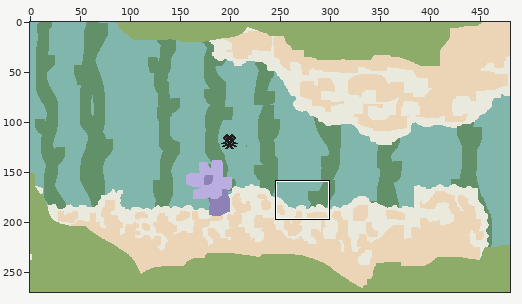
One commit to this pixel-art file: godot/assets/gfx/Aseprite/mock.aseprite. Above: a wide view before the commit, with the close-up outlined.
Close-up. First the earlier version:
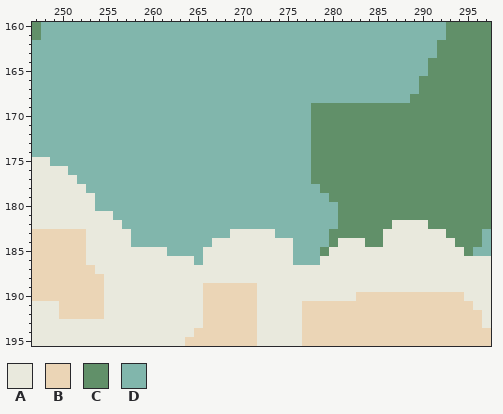
480x270 pixels, 1 frame. Shown: x 247..297, y 160..195.
Visible layers, top first: "squid", "Layer 1", "foreground", "white", "seaweed", "back".
Palette (. is transparent): A #e9e9dd  B #ebd5b6  C #619069  D #81b6ac
Pixels before, first column x 247:
160 CDDDDDDDDDDDDDDDDDDDDDDDDDDDDDDDDDDDDDDDDDDDDDCCCCC
161 CDDDDDDDDDDDDDDDDDDDDDDDDDDDDDDDDDDDDDDDDDDDDDCCCCC
162 DDDDDDDDDDDDDDDDDDDDDDDDDDDDDDDDDDDDDDDDDDDDDCCCCCC
163 DDDDDDDDDDDDDDDDDDDDDDDDDDDDDDDDDDDDDDDDDDDDDCCCCCC
164 DDDDDDDDDDDDDDDDDDDDDDDDDDDDDDDDDDDDDDDDDDDDCCCCCCC
165 DDDDDDDDDDDDDDDDDDDDDDDDDDDDDDDDDDDDDDDDDDDDCCCCCCC
166 DDDDDDDDDDDDDDDDDDDDDDDDDDDDDDDDDDDDDDDDDDDCCCCCCCC
167 DDDDDDDDDDDDDDDDDDDDDDDDDDDDDDDDDDDDDDDDDDDCCCCCCCC
168 DDDDDDDDDDDDDDDDDDDDDDDDDDDDDDDDDDDDDDDDDDCCCCCCCCC
169 DDDDDDDDDDDDDDDDDDDDDDDDDDDDDDDCCCCCCCCCCCCCCCCCCCC
170 DDDDDDDDDDDDDDDDDDDDDDDDDDDDDDDCCCCCCCCCCCCCCCCCCCC
171 DDDDDDDDDDDDDDDDDDDDDDDDDDDDDDDCCCCCCCCCCCCCCCCCCCC
172 DDDDDDDDDDDDDDDDDDDDDDDDDDDDDDDCCCCCCCCCCCCCCCCCCCC
173 DDDDDDDDDDDDDDDDDDDDDDDDDDDDDDDCCCCCCCCCCCCCCCCCCCC
174 DDDDDDDDDDDDDDDDDDDDDDDDDDDDDDDCCCCCCCCCCCCCCCCCCCC
175 AADDDDDDDDDDDDDDDDDDDDDDDDDDDDDCCCCCCCCCCCCCCCCCCCC
176 AAAADDDDDDDDDDDDDDDDDDDDDDDDDDDCCCCCCCCCCCCCCCCCCCC
177 AAAAADDDDDDDDDDDDDDDDDDDDDDDDDDCCCCCCCCCCCCCCCCCCCC
178 AAAAAADDDDDDDDDDDDDDDDDDDDDDDDDDCCCCCCCCCCCCCCCCCCC
179 AAAAAAADDDDDDDDDDDDDDDDDDDDDDDDDDCCCCCCCCCCCCCCCCCC
180 AAAAAAADDDDDDDDDDDDDDDDDDDDDDDDDDDCCCCCCCCCCCCCCCCC
181 AAAAAAAAADDDDDDDDDDDDDDDDDDDDDDDDDCCCCCCCCCCCCCCCCC
182 AAAAAAAAAADDDDDDDDDDDDDDDDDDDDDDDDCCCCCCAAAACCCCCCC
183 BBBBBBAAAAADDDDDDDDDDDAAAAADDDDDDCCCCCCAAAAAAACCCCD
184 BBBBBBAAAAADDDDDDDDDAAAAAAAAADDDDCAAACCAAAAAAAACCCD
185 BBBBBBAAAAAAAAADDDDAAAAAAAAAADDDCAAAAAAAAAAAAAAACDD
186 BBBBBBAAAAAAAAAAAADAAAAAAAAAADDDAAAAAAAAAAAAAAAAAAA
187 BBBBBBBAAAAAAAAAAAAAAAAAAAAAAAAAAAAAAAAAAAAAAAAAAAA
188 BBBBBBBBAAAAAAAAAAAAAAAAAAAAAAAAAAAAAAAAAAAAAAAAAAA
189 BBBBBBBBAAAAAAAAAAABBBBBBAAAAAAAAAAAAAAAAAAAAAAAAAA
190 BBBBBBBBAAAAAAAAAAABBBBBBAAAAAAAAAAABBBBBBBBBBBBAAA
191 AAABBBBBAAAAAAAAAAABBBBBBAAAAABBBBBBBBBBBBBBBBBBBAA
192 AAABBBBBAAAAAAAAAAABBBBBBAAAAABBBBBBBBBBBBBBBBBBBBA
193 AAAAAAAAAAAAAAAAAAABBBBBBAAAAABBBBBBBBBBBBBBBBBBBBA
194 AAAAAAAAAAAAAAAAAABBBBBBBAAAAABBBBBBBBBBBBBBBBBBBBB
195 AAAAAAAAAAAAAAAAABBBBBBBBAAAAABBBBBBBBBBBBBBBBBBBBB
Now the later version:
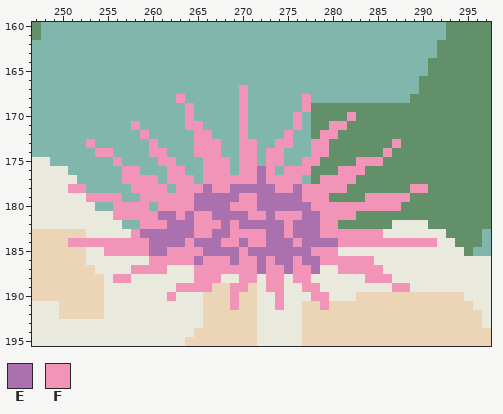
Colours new in this view: E #ab71af  F #f294b8
Author's note on the commit: urchin spikes
From old to new:
layer "spikes" added
Layer "spikes":
y 167: x 270 D -> F
y 168: x 263 D -> F; x 270 D -> F; x 277 D -> F
y 169: x 264 D -> F; x 270 D -> F; x 277 D -> F
y 170: x 264 D -> F; x 270 D -> F; x 276 D -> F; x 282 C -> F
y 171: x 258 D -> F; x 264..265 DD -> FF; x 270 D -> F; x 276 D -> F; x 280..281 CC -> FF
y 172: x 259 D -> F; x 265..266 DD -> FF; x 270 D -> F; x 275 D -> F; x 279..280 CC -> FF
y 173: x 253 D -> F; x 260 D -> F; x 265..267 DDD -> FFF; x 270..271 DD -> FF; x 274..275 DD -> FF; x 278..279 CC -> FF; x 287 C -> F
y 174: x 254..255 DD -> FF; x 260..261 DD -> FF; x 265..267 DDD -> FFF; x 270..271 DD -> FF; x 273..274 DD -> FF; x 278..279 CC -> FF; x 286 C -> F
y 175: x 256 D -> F; x 261..262 DD -> FF; x 266..268 DDD -> FFF; x 270..271 DD -> FF; x 273..274 DD -> FF; x 277..278 DC -> FF; x 283..285 CCC -> FFF
y 176: x 257..258 DD -> FF; x 262..263 DD -> FF; x 266..268 DDD -> FFF; x 270..273 DDDD -> FFEF; x 275..277 DDD -> FFF; x 281..283 CCC -> FFF
y 177: x 257..260 DDDD -> FFFF; x 262..264 DDD -> FFF; x 266..276 DDDDDDDDDDD -> FFFFFFEFFFF; x 279..282 CCCC -> FFFF
y 178: x 251..252 AA -> FF; x 258..261 DDDD -> FFFF; x 263..281 DDDDDDDDDDDDDDDDCCC -> FFFEFFEEEEEFFEFFFFF; x 289..290 CC -> FF
y 179: x 253..256 ADDD -> FFFF; x 259..279 DDDDDDDDDDDDDDDDDDDDD -> FFFFFFEEEEEFFEEEEEFFF; x 284..288 CCCCC -> FFFFF
y 180: x 256..259 DDDD -> FFFF; x 261..287 DDDDDDDDDDDDDDDDDDDDCCCCCCC -> FFFFEEEEFFFEEEEEEFFFFFFFFFF
y 181: x 256..282 DDDDDDDDDDDDDDDDDDDDDDDDDCC -> FFFFFEEFEFFEEEEFFEFFFEEFFFF
y 182: x 259..280 DDDDDDDDDDDDDDDDDDDDDD -> FFFEEEFFFEFEEEEEFEEEFF
y 183: x 258..285 DDDDDDDDDDDAAAAADDDDDDCCCCCC -> FEEEEEEFFEEFFFFEEFEEEFFFFFFF
y 184: x 251..291 BBAAAAADDDDDDDDDAAAAAAAAADDDDCAAACCAAAAAA -> FFFFFFFFFEEEEFEEEFFEFFEEEFEEEEFFFFFFFFFFF
y 185: x 255..280 AAAAAAADDDDAAAAAAAAAADDDCA -> FFFFFEEFFFFEEEEFEEEEEEEFFF
y 186: x 260..284 AAAAADAAAAAAAAAADDDAAAAAA -> FFFFFEFFFEFFEFEEFEEFFFFFF
y 187: x 258..261 AAAA -> FFFF; x 265..278 AAAAAAAAAAAAAA -> FFFFFFFEFFEFFE; x 281..285 AAAAA -> FFFFF
y 188: x 256..257 AA -> FF; x 265..267 AAA -> FFF; x 270..271 AA -> FF; x 273..274 AA -> FF; x 276..277 AA -> FF; x 284..286 AAA -> FFF
y 189: x 263..266 AAAB -> FFFF; x 269..270 BB -> FF; x 273..274 AA -> FF; x 277..278 AA -> FF; x 287..288 AA -> FF
y 190: x 262 A -> F; x 269 B -> F; x 274 A -> F; x 278..279 AA -> FF
y 191: x 269 B -> F; x 274 A -> F; x 279 B -> F
